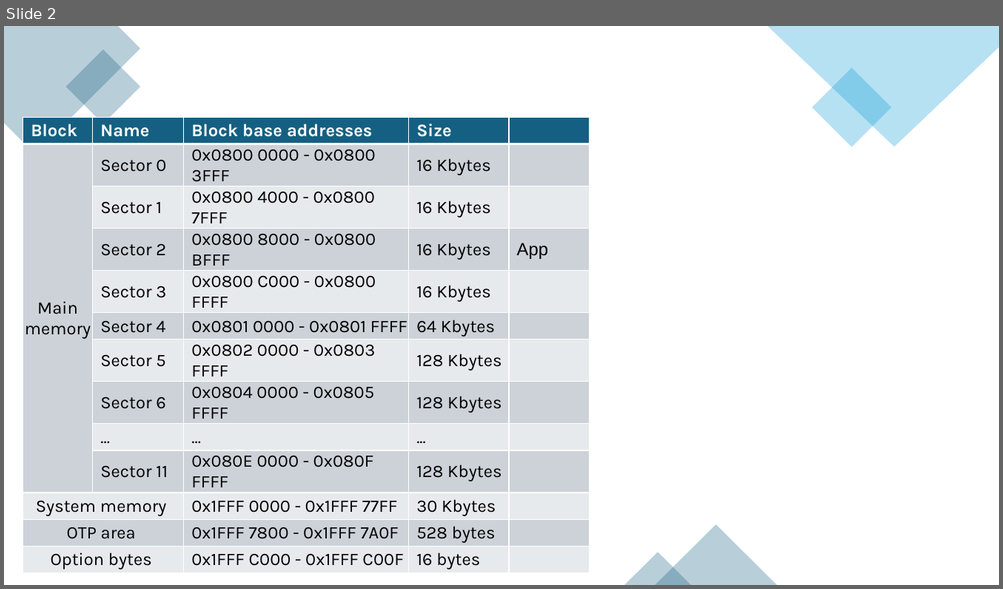
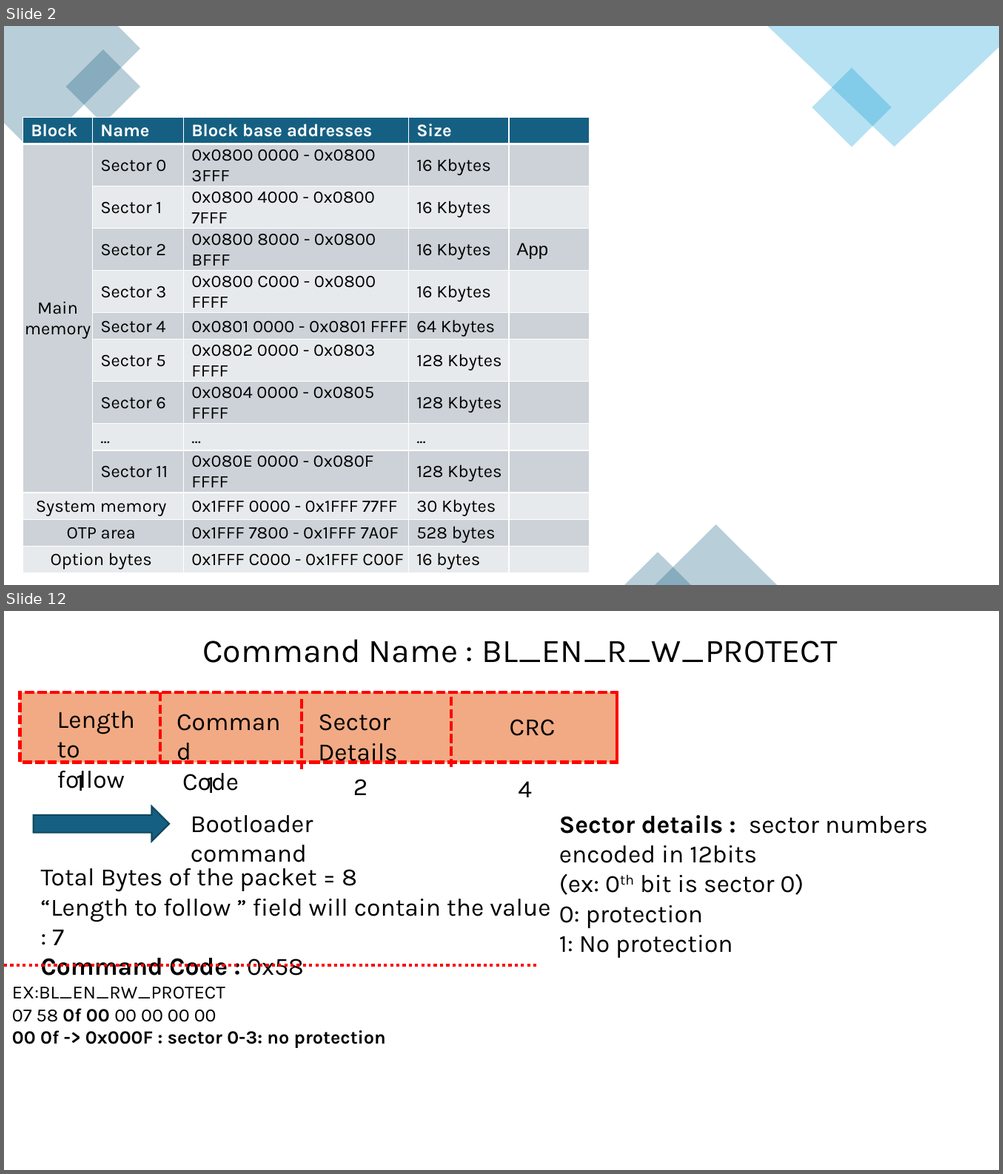
Before and after one commit to qlinhpoet/Bootloader, a slide deck: Bootloader.pptx. Shown one above the other, each under a label of ours: slide 2 before the commit, slides 2 and 12 after it; the slides between them are not shown. The pictures are 1003x589 and 1003x1174 pixels, drawn with LibreOffice and Linux fonts; fonts in the diff are those of the drawing. Boxes give left, top, right and bottom in pixels: in the first picture for what was removed or moved away, otherwise in the second. Text is boxed around its words. In the diff, an @@ line names an element or a change of style, - is before the commit and + after.

Commit message:
flash via bootloader ok

```diff
--- a/Bootloader.pptx
+++ b/Bootloader.pptx
@@ slide 12 added at (4, 611, 999, 1170), background #FFFFFF @@
@@ text added at (202, 639, 836, 663), 32 pt, text #000000 @@
+Command Name : BL_EN_R_W_PROTECT
@@ group added at (20, 692, 617, 863): 8 texts, 4 lines, 1 rectangle @@
+Length
+to follow
+Command
+Code
+1
+1
+2
+Sector
+Details
+4
+CRC
@@ right arrow added at (33, 806, 169, 842), fill #156082, outline #104760 1.5 pt @@
@@ text added at (190, 815, 313, 833), 24 pt, text #000000 @@
+Bootloader command
@@ text added at (559, 815, 928, 958), 24 pt, text #000000 @@
+Sector details : sector numbers encoded in 12bits
+(ex: 0th bit is sector 0)
+0: protection
+1: No protection
@@ text added at (41, 869, 550, 976), 24 pt, text #000000 @@
+Total Bytes of the packet = 8
+“Length to follow ” field will contain the value : 7
+Command Code : 0x58
@@ line added from (4, 965) to (538, 965), #FF0000 3 pt dashed @@
@@ text added at (12, 987, 386, 1048), 18 pt, text #000000, bold @@
+EX:BL_EN_RW_PROTECT
+07 58 0f 00 00 00 00 00
+00 0f -> 0x000F : sector 0-3: no protection
```
Also in this commit, not shown: 10 other slides added, 15 other files.
